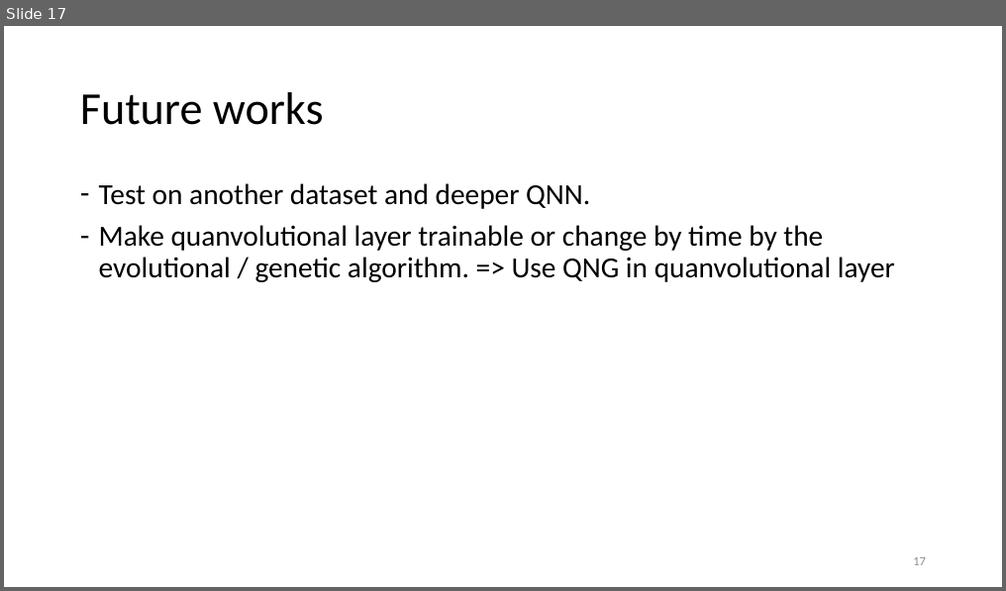
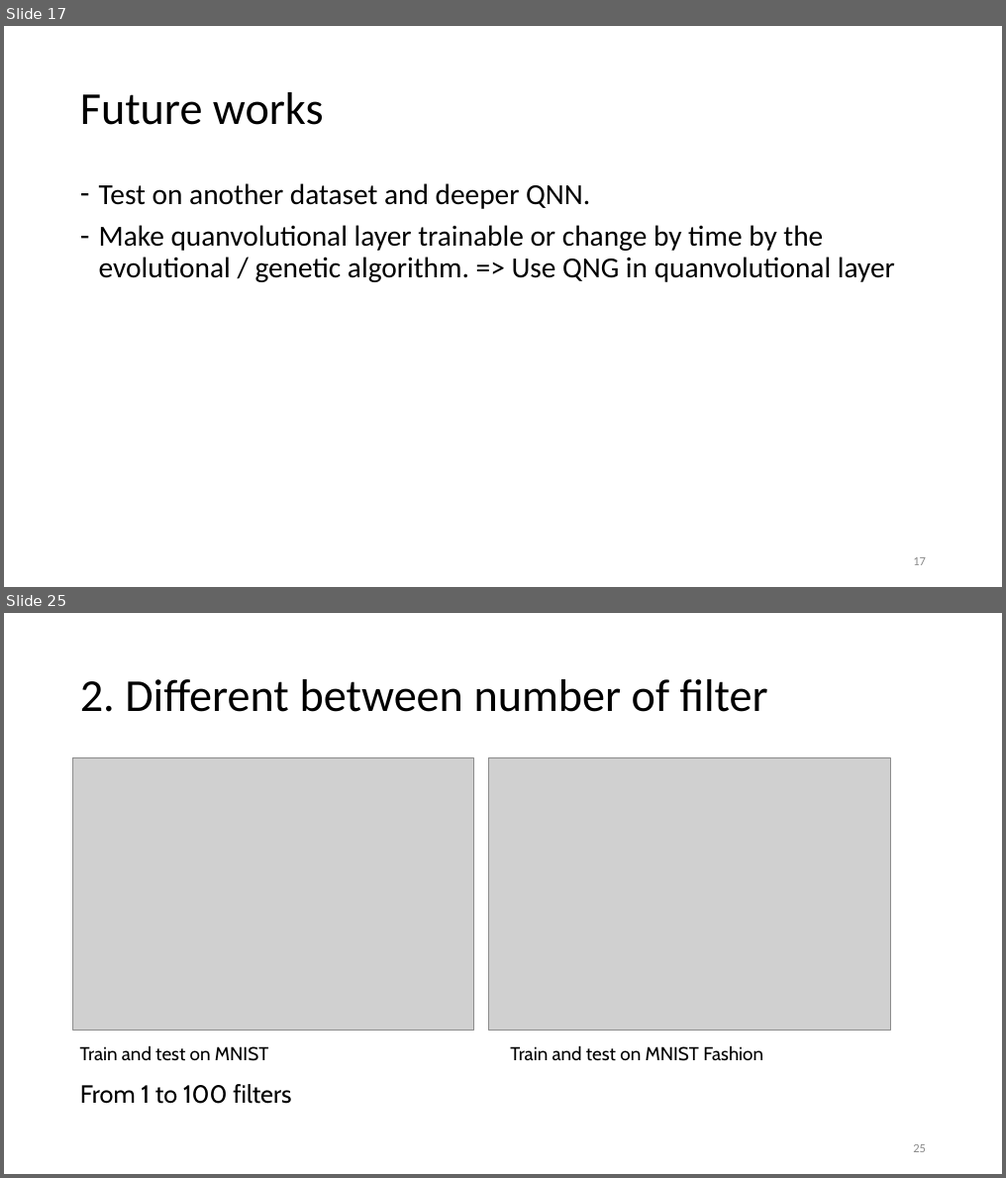
Before and after one commit to vutuanhai237/DynamicQNN, a slide deck: thesis/Quanvolutional neural network.pptx. Shown one above the other, each under a label of ours: slide 17 before the commit, slides 17 and 25 after it; the slides between them are not shown. The pictures are 1006x591 and 1006x1178 pixels, drawn with LibreOffice and Linux fonts; fonts in the diff are those of the drawing; grey boxes stand for pictures. Boxes give left, top, right and bottom in pixels: in the first picture for what was removed or moved away, otherwise in the second. Text is boxed around its words. In the diff, an @@ line names an element or a change of style, - is before the commit and + after.

```diff
--- a/thesis/Quanvolutional neural network.pptx
+++ b/thesis/Quanvolutional neural network.pptx
@@ slide 25 added at box(4, 613, 1002, 1174), background #FFFFFF @@
@@ title added at box(80, 679, 768, 712), 44 pt, text #000000 @@
+2. Different between number of filter
@@ picture added at box(73, 758, 474, 1030) @@
@@ picture added at box(489, 758, 890, 1030) @@
@@ text added at box(80, 1047, 268, 1061), 18 pt, text #000000 @@
+Train and test on MNIST
@@ text added at box(510, 1046, 763, 1061), 18 pt, text #000000 @@
+Train and test on MNIST Fashion
@@ text added at box(80, 1084, 291, 1104), 24 pt, text #000000 @@
+From 1 to 100 filters
@@ page number added at box(913, 1145, 926, 1153), 12 pt, text #8C8C8C @@
+25
```
Also in this commit, not shown: 7 slides changed, 3 other slides added, 17 other files.
